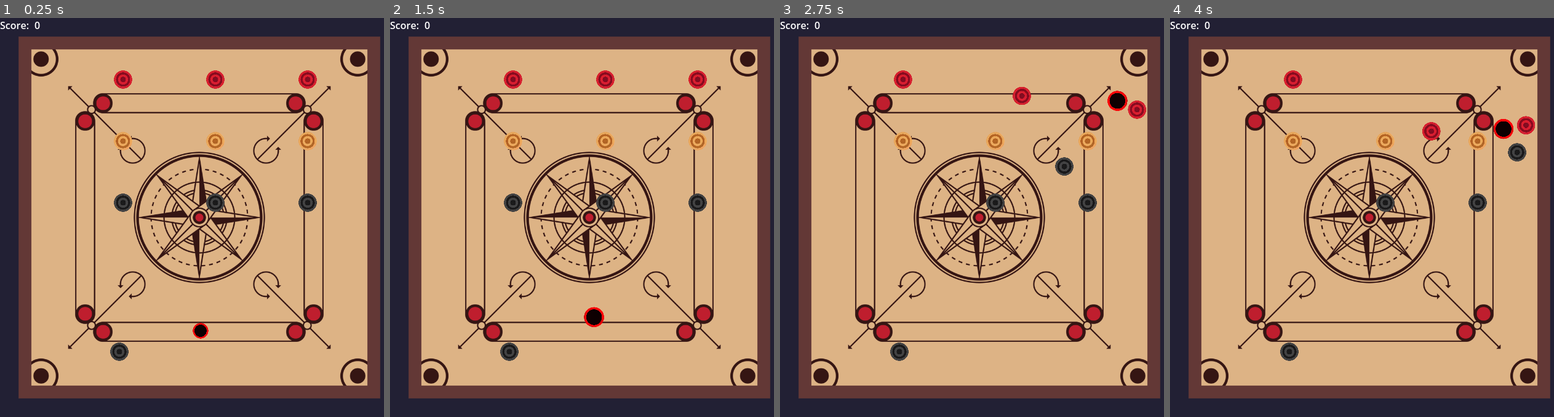
Above: before the commit, frames 1-4 (left to right).
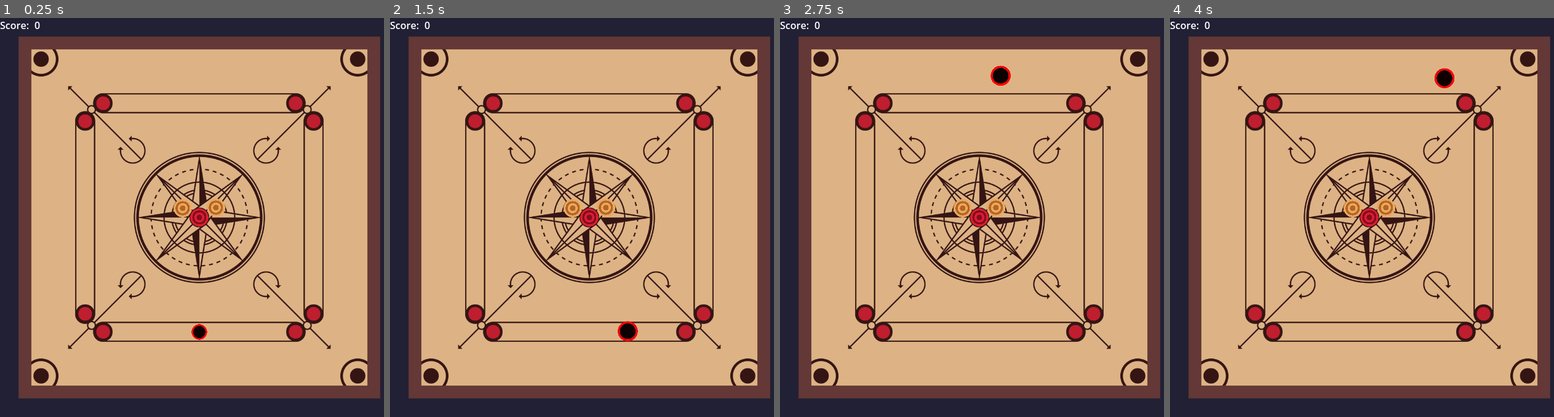
Above: after the commit, the same moments.

Repository: vignesh-seven/carroms
Game: Godot game, scene res://scenes/main.tscn
Two runs of this game, one before a commit and one after it. Both use one fixed random seed, a clock stepped at 60 frames per second and the inputs below.
Inputs (mouse positions are in pixels of both pictures, inside the frame that each line leads up to):
- Up to frame 1 (0.25 s): no input
- Up to frame 2 (1.5 s): move the mouse to (678, 197) at 0.52 s; press the mouse at (678, 197) at 0.53 s; hold D (right) 0.53-1.28 s; move the mouse to (509, 237) at 1.27 s; release the mouse at (509, 237) at 1.28 s; hold A (left) from 1.28 s (still down); click (509, 237) at 1.35 s
- Up to frame 3 (2.75 s): move the mouse to (1018, 129) at 2.02 s; release A (left) at 2.03 s; press the mouse at (1018, 129) at 2.03 s; hold D (right) from 2.03 s (still down); tap Space (shoot) at 2.1 s
- Up to frame 4 (4 s): move the mouse to (1350, 297) at 2.77 s; release the mouse at (1350, 297) at 2.78 s; click (1350, 297) at 2.85 s; move the mouse to (1488, 277) at 3.52 s; release D (right) at 3.53 s; press the mouse at (1488, 277) at 3.53 s; hold A (left) from 3.53 s (still down)

The runs differ from the first frame. In frame 1, 2.2% of the frame differs, in the area x 28-83%, y 13-86%; in frame 2, 2.5%; in frame 3, 2.5%, in the area x 28-96%, y 11-86%; in frame 4, 2.5%.

Commit message:
added a default layout for carroms when the game starts

Diff:
--- a/scenes/black_carrom.tscn
+++ b/scenes/black_carrom.tscn
@@ -1,12 +1,18 @@
-[gd_scene load_steps=4 format=3 uid="uid://bookjoi74jimp"]
+[gd_scene load_steps=5 format=3 uid="uid://bookjoi74jimp"]
 
 [ext_resource type="Script" path="res://scenes/carrom.gd" id="1_f4md3"]
 [ext_resource type="Texture2D" uid="uid://ipeaq7i1jjhu" path="res://sprites/black.png" id="2_cacrn"]
+
+[sub_resource type="PhysicsMaterial" id="PhysicsMaterial_jysiy"]
+friction = 10.0
+bounce = 0.25
 
 [sub_resource type="CircleShape2D" id="CircleShape2D_wb7dk"]
 radius = 15.0
 
 [node name="BlackCarrom" type="RigidBody2D"]
+mass = 2.0
+physics_material_override = SubResource("PhysicsMaterial_jysiy")
 gravity_scale = 0.0
 linear_damp = 1.0
 script = ExtResource("1_f4md3")
--- a/scenes/main.gd
+++ b/scenes/main.gd
@@ -16,6 +16,7 @@
 	#print("hi from main.gd")
 	# the markers that contain all the postitions for the carroms (along with the color)
 	# spawning carroms
+	if !$Carroms/Markers.visible: return
 	var markers = $Carroms/Markers.get_children()
 	for marker in markers:
 		#print(marker.position)
--- a/scenes/main.tscn
+++ b/scenes/main.tscn
@@ -1,8 +1,9 @@
-[gd_scene load_steps=9 format=3 uid="uid://w4gcorywtwwu"]
+[gd_scene load_steps=10 format=3 uid="uid://w4gcorywtwwu"]
 
 [ext_resource type="Texture2D" uid="uid://lljnpc2hsydm" path="res://sprites/carrom-board.png" id="1_a7er2"]
 [ext_resource type="Script" path="res://scenes/main.gd" id="1_vu3lo"]
 [ext_resource type="Script" path="res://scenes/goal_points.gd" id="2_ei0oq"]
+[ext_resource type="Texture2D" uid="uid://cqdd0dlu3em2u" path="res://sprites/starting positions scaled.png" id="4_bnkug"]
 [ext_resource type="PackedScene" uid="uid://dacxphk8sfpdu" path="res://scenes/striker_dummy.tscn" id="4_o4jug"]
 [ext_resource type="Script" path="res://scenes/strikers.gd" id="4_sbwrm"]
 
@@ -67,52 +68,110 @@
 shape = SubResource("CircleShape2D_d2vdn")
 
 [node name="StrikerPositionMarker" type="Marker2D" parent="."]
-position = Vector2(326, 508)
+position = Vector2(324, 510)
 
 [node name="Timer" type="Timer" parent="."]
 
+[node name="StartingPositionsScaled" type="Sprite2D" parent="."]
+visible = false
+position = Vector2(324, 324)
+scale = Vector2(0.5, 0.5)
+texture = ExtResource("4_bnkug")
+
 [node name="Carroms" type="Node2D" parent="."]
 
 [node name="Markers" type="Node2D" parent="Carroms"]
 
 [node name="RedMarker" type="Marker2D" parent="Carroms/Markers"]
-position = Vector2(200, 100)
+position = Vector2(324, 324)
 metadata/color = "red"
 
-[node name="RedMarker2" type="Marker2D" parent="Carroms/Markers"]
-position = Vector2(350, 100)
-metadata/color = "red"
-
-[node name="RedMarker3" type="Marker2D" parent="Carroms/Markers"]
-position = Vector2(500, 100)
-metadata/color = "red"
-
 [node name="YellowMarker" type="Marker2D" parent="Carroms/Markers"]
-position = Vector2(200, 200)
+position = Vector2(297, 309)
 metadata/color = "yellow"
 
 [node name="YellowMarker2" type="Marker2D" parent="Carroms/Markers"]
-position = Vector2(350, 200)
+position = Vector2(351, 308)
 metadata/color = "yellow"
 
 [node name="YellowMarker3" type="Marker2D" parent="Carroms/Markers"]
-position = Vector2(500, 200)
+visible = false
+position = Vector2(377, 293)
+metadata/color = "yellow"
+
+[node name="YellowMarker4" type="Marker2D" parent="Carroms/Markers"]
+visible = false
+position = Vector2(271, 293)
+metadata/color = "yellow"
+
+[node name="YellowMarker5" type="Marker2D" parent="Carroms/Markers"]
+visible = false
+position = Vector2(324, 263)
+metadata/color = "yellow"
+
+[node name="YellowMarker6" type="Marker2D" parent="Carroms/Markers"]
+visible = false
+position = Vector2(271, 355)
+metadata/color = "yellow"
+
+[node name="YellowMarker7" type="Marker2D" parent="Carroms/Markers"]
+visible = false
+position = Vector2(377, 355)
+metadata/color = "yellow"
+
+[node name="YellowMarker8" type="Marker2D" parent="Carroms/Markers"]
+visible = false
+position = Vector2(324, 355)
+metadata/color = "yellow"
+
+[node name="YellowMarker9" type="Marker2D" parent="Carroms/Markers"]
+visible = false
+position = Vector2(324, 385)
 metadata/color = "yellow"
 
 [node name="BlackMarker" type="Marker2D" parent="Carroms/Markers"]
-position = Vector2(200, 300)
+visible = false
+position = Vector2(324, 293)
 metadata/color = "black"
 
 [node name="BlackMarker2" type="Marker2D" parent="Carroms/Markers"]
-position = Vector2(350, 300)
+visible = false
+position = Vector2(297, 278)
 metadata/color = "black"
 
 [node name="BlackMarker3" type="Marker2D" parent="Carroms/Markers"]
-position = Vector2(500, 300)
+visible = false
+position = Vector2(351, 278)
 metadata/color = "black"
 
 [node name="BlackMarker4" type="Marker2D" parent="Carroms/Markers"]
-position = Vector2(194, 542)
+visible = false
+position = Vector2(351, 369)
+metadata/color = "black"
+
+[node name="BlackMarker5" type="Marker2D" parent="Carroms/Markers"]
+visible = false
+position = Vector2(297, 340)
+metadata/color = "black"
+
+[node name="BlackMarker6" type="Marker2D" parent="Carroms/Markers"]
+visible = false
+position = Vector2(297, 370)
+metadata/color = "black"
+
+[node name="BlackMarker7" type="Marker2D" parent="Carroms/Markers"]
+visible = false
+position = Vector2(351, 340)
+metadata/color = "black"
+
+[node name="BlackMarker8" type="Marker2D" parent="Carroms/Markers"]
+visible = false
+position = Vector2(377, 324)
+metadata/color = "black"
+
+[node name="BlackMarker9" type="Marker2D" parent="Carroms/Markers"]
+visible = false
+position = Vector2(271, 324)
 metadata/color = "black"
 
 [node name="Strikers" type="Node2D" parent="."]
--- a/scenes/red_carrom.tscn
+++ b/scenes/red_carrom.tscn
@@ -1,14 +1,21 @@
-[gd_scene load_steps=4 format=3 uid="uid://oejnep3ivph5"]
+[gd_scene load_steps=5 format=3 uid="uid://oejnep3ivph5"]
 
 [ext_resource type="Script" path="res://scenes/carrom.gd" id="1_ryajd"]
 [ext_resource type="Texture2D" uid="uid://d2u6q44ykx8mi" path="res://sprites/red.png" id="2_xelu3"]
+
+[sub_resource type="PhysicsMaterial" id="PhysicsMaterial_xb5pc"]
+friction = 10.0
+bounce = 1.0
 
 [sub_resource type="CircleShape2D" id="CircleShape2D_wb7dk"]
 radius = 15.0
 
 [node name="RedCarrom" type="RigidBody2D"]
+mass = 2.0
+physics_material_override = SubResource("PhysicsMaterial_xb5pc")
 gravity_scale = 0.0
-linear_damp = 1.0
+linear_damp_mode = 1
+linear_damp = 2.0
 script = ExtResource("1_ryajd")
 metadata/carrom_type = "red"
 
--- a/scenes/striker.tscn
+++ b/scenes/striker.tscn
@@ -1,13 +1,19 @@
-[gd_scene load_steps=3 format=3 uid="uid://tlixi5cbcs61"]
+[gd_scene load_steps=4 format=3 uid="uid://tlixi5cbcs61"]
 
 [ext_resource type="Texture2D" uid="uid://coedtgnoxag45" path="res://sprites/striker.png" id="2_cer3b"]
+
+[sub_resource type="PhysicsMaterial" id="PhysicsMaterial_36akr"]
+friction = 10.0
+bounce = 0.2
+absorbent = true
 
 [sub_resource type="CircleShape2D" id="CircleShape2D_wb7dk"]
 radius = 17.0
 
 [node name="Striker" type="RigidBody2D"]
+physics_material_override = SubResource("PhysicsMaterial_36akr")
 gravity_scale = 0.0
-linear_damp = 1.0
+linear_damp = 1.5
 metadata/carrom_type = "striker"
 
 [node name="StrikerSprite" type="Sprite2D" parent="."]
--- a/scenes/striker_dummy.gd
+++ b/scenes/striker_dummy.gd
@@ -14,14 +14,14 @@
 
 func _process(delta):
 	if Input.is_action_pressed("left"):
-		if position.x > $"../StrikerBoundaryMarkers/Left".position.x:
+		if position.x > $"../StrikerBoundaryMarkers/Left".position.x && ready_for_aiming:
 			position.x -= 200 * delta
-			$"../../StrikerPositionMarker".position = position
+			#$"../../StrikerPositionMarker".position = position
 
 	if Input.is_action_pressed("right"):
-		if position.x < $"../StrikerBoundaryMarkers/Right".position.x:
+		if position.x < $"../StrikerBoundaryMarkers/Right".position.x  && ready_for_aiming:
 			position.x += 200 * delta
-			$"../../StrikerPositionMarker".position = position
+			#$"../../StrikerPositionMarker".position = position
 
 	if Input.is_action_pressed("aim"):
 		# change angle based on mouse position
@@ -48,8 +48,8 @@
 
 func _on_strikers_reset_striker(prev_position):
 	visible = true
-	print(prev_position)
-	print($"../../StrikerPositionMarker".position)
+	#print(prev_position)
+	#print($"../../StrikerPositionMarker".position)
 	position = prev_position
 	$AnimationPlayer.play("spawn_animation_part1")
 
--- a/scenes/striker_dummy.tscn
+++ b/scenes/striker_dummy.tscn
@@ -19,46 +19,6 @@
 texture = ExtResource("3_wskqe")
 expand_margin_top = 16.0
 expand_margin_bottom = 16.0
-
-[sub_resource type="Animation" id="Animation_bok7t"]
-resource_name = "spawn_animation"
-length = 0.3
-tracks/0/type = "value"
-tracks/0/imported = false
-tracks/0/enabled = true
-tracks/0/path = NodePath("StrikerDummySprite:scale")
-tracks/0/interp = 1
-tracks/0/loop_wrap = true
-tracks/0/keys = {
-"times": PackedFloat32Array(0, 0.3),
-"transitions": PackedFloat32Array(1, 1),
-"update": 0,
-"values": [Vector2(0, 0), Vector2(0.11, 0.11)]
-}
-tracks/1/type = "value"
-tracks/1/imported = false
-tracks/1/enabled = true
-tracks/1/path = NodePath("Control:scale")
-tracks/1/interp = 1
-tracks/1/loop_wrap = true
-tracks/1/keys = {
-"times": PackedFloat32Array(0, 0.3),
-"transitions": PackedFloat32Array(1, 1),
-"update": 0,
-"values": [Vector2(0, 0), Vector2(1, 1)]
-}
-tracks/2/type = "value"
-tracks/2/imported = false
-tracks/2/enabled = true
-tracks/2/path = NodePath(".:ready_for_aiming")
-tracks/2/interp = 1
-tracks/2/loop_wrap = true
-tracks/2/keys = {
-"times": PackedFloat32Array(0, 0.3),
-"transitions": PackedFloat32Array(1, 1),
-"update": 1,
-"values": [false, true]
-}
 
 [sub_resource type="Animation" id="Animation_gkgc6"]
 resource_name = "spawn_animation_part1"
@@ -101,6 +61,58 @@
 "method": &"trigget_spawn_animation_part2"
 }]
 }
+tracks/3/type = "value"
+tracks/3/imported = false
+tracks/3/enabled = true
+tracks/3/path = NodePath(".:ready_for_aiming")
+tracks/3/interp = 1
+tracks/3/loop_wrap = true
+tracks/3/keys = {
+"times": PackedFloat32Array(0, 0.3),
+"transitions": PackedFloat32Array(1, 1),
+"update": 1,
+"values": [false, false]
+}
+
+[sub_resource type="Animation" id="Animation_bok7t"]
+resource_name = "spawn_animation"
+length = 0.3
+tracks/0/type = "value"
+tracks/0/imported = false
+tracks/0/enabled = true
+tracks/0/path = NodePath("StrikerDummySprite:scale")
+tracks/0/interp = 1
+tracks/0/loop_wrap = true
+tracks/0/keys = {
+"times": PackedFloat32Array(0, 0.3),
+"transitions": PackedFloat32Array(1, 1),
+"update": 0,
+"values": [Vector2(0, 0), Vector2(0.11, 0.11)]
+}
+tracks/1/type = "value"
+tracks/1/imported = false
+tracks/1/enabled = true
+tracks/1/path = NodePath("Control:scale")
+tracks/1/interp = 1
+tracks/1/loop_wrap = true
+tracks/1/keys = {
+"times": PackedFloat32Array(0, 0.3),
+"transitions": PackedFloat32Array(1, 1),
+"update": 0,
+"values": [Vector2(0, 0), Vector2(1, 1)]
+}
+tracks/2/type = "value"
+tracks/2/imported = false
+tracks/2/enabled = true
+tracks/2/path = NodePath(".:ready_for_aiming")
+tracks/2/interp = 1
+tracks/2/loop_wrap = true
+tracks/2/keys = {
+"times": PackedFloat32Array(0, 0.3),
+"transitions": PackedFloat32Array(1, 1),
+"update": 1,
+"values": [false, true]
+}
 
 [sub_resource type="AnimationLibrary" id="AnimationLibrary_owakt"]
 _data = {
@@ -110,7 +122,6 @@
 
 [node name="StrikerDummy" type="Node2D"]
 script = ExtResource("1_e3j7y")
-ready_for_aiming = true
 
 [node name="AimCircleSprite" type="Sprite2D" parent="."]
 scale = Vector2(0.5, 0.5)
@@ -121,7 +132,6 @@
 anchors_preset = 0
 offset_right = 40.0
 offset_bottom = 40.0
-scale = Vector2(0.4, 0.4)
 
 [node name="HSlider" type="HSlider" parent="Control"]
 layout_mode = 1
@@ -152,7 +162,7 @@
 value = 100.0
 
 [node name="StrikerDummySprite" type="Sprite2D" parent="."]
-scale = Vector2(0.044006, 0.044006)
+scale = Vector2(0.11, 0.11)
 texture = ExtResource("2_8v4t0")
 
 [node name="AnimationPlayer" type="AnimationPlayer" parent="."]
--- a/scenes/strikers.gd
+++ b/scenes/strikers.gd
@@ -27,10 +27,10 @@
 		if $StrikerPhysics.get_child_count() == 0: # only spawn striker if there are no strikers already
 			$StrikerDummy.visible = false
 			var striker = striker_scene.instantiate()
-			striker.position = $"../StrikerPositionMarker".position
+			striker.position = $StrikerDummy.position
 
 			var mouse_position = get_viewport().get_mouse_position()
-			var direction = (mouse_position - $"../StrikerPositionMarker".position).normalized()
+			var direction = (mouse_position - $StrikerDummy.position).normalized()
 			# strength of the force is calculated like this for now
 			#var strength = mouse_position.distance_to(position)
 
--- a/scenes/yellow_carrom.tscn
+++ b/scenes/yellow_carrom.tscn
@@ -1,14 +1,21 @@
-[gd_scene load_steps=4 format=3 uid="uid://comder28wh6pc"]
+[gd_scene load_steps=5 format=3 uid="uid://comder28wh6pc"]
 
 [ext_resource type="Script" path="res://scenes/carrom.gd" id="1_f4md3"]
 [ext_resource type="Texture2D" uid="uid://dh67xwigsa42" path="res://sprites/yellow.png" id="2_n5ck5"]
+
+[sub_resource type="PhysicsMaterial" id="PhysicsMaterial_nw7t2"]
+friction = 10.0
+bounce = 1.0
 
 [sub_resource type="CircleShape2D" id="CircleShape2D_wb7dk"]
 radius = 15.0
 
 [node name="YellowCarrom" type="RigidBody2D"]
+mass = 2.0
+physics_material_override = SubResource("PhysicsMaterial_nw7t2")
 gravity_scale = 0.0
-linear_damp = 1.0
+linear_damp_mode = 1
+linear_damp = 2.0
 script = ExtResource("1_f4md3")
 metadata/carrom_type = "yellow"
 
